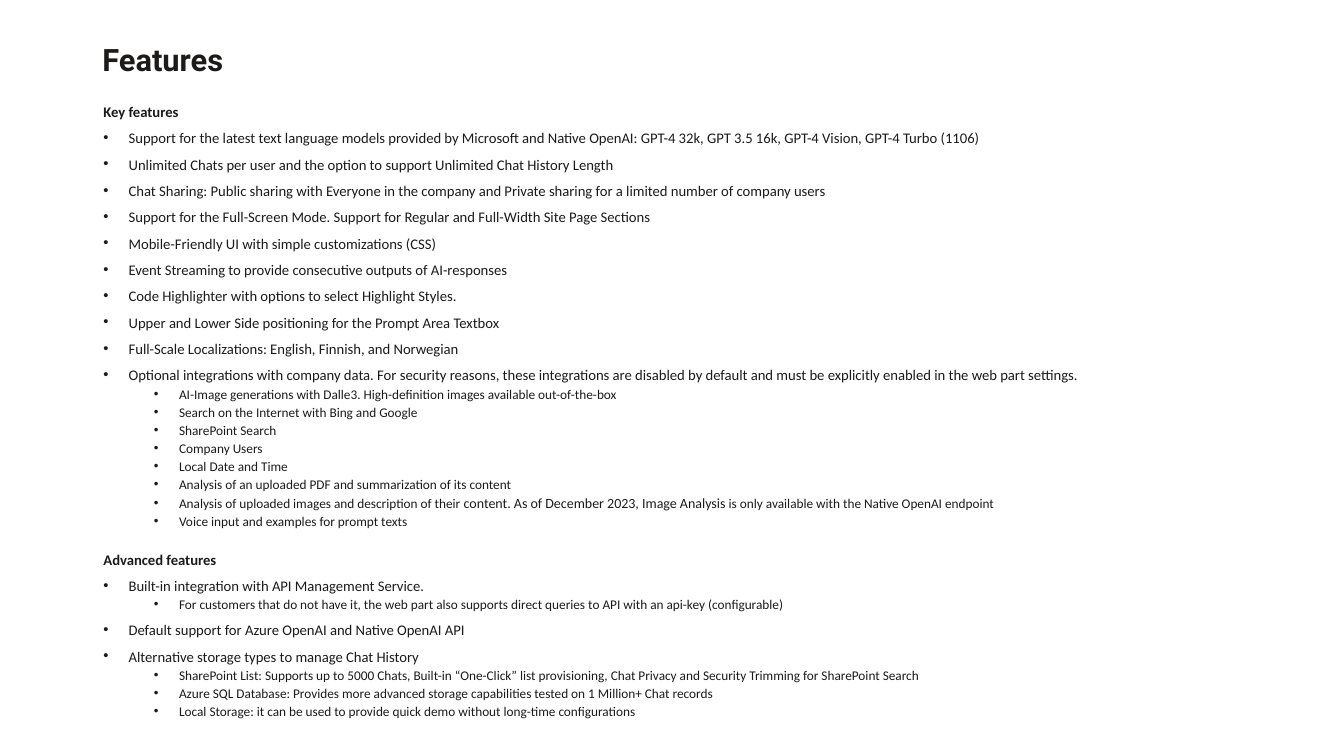
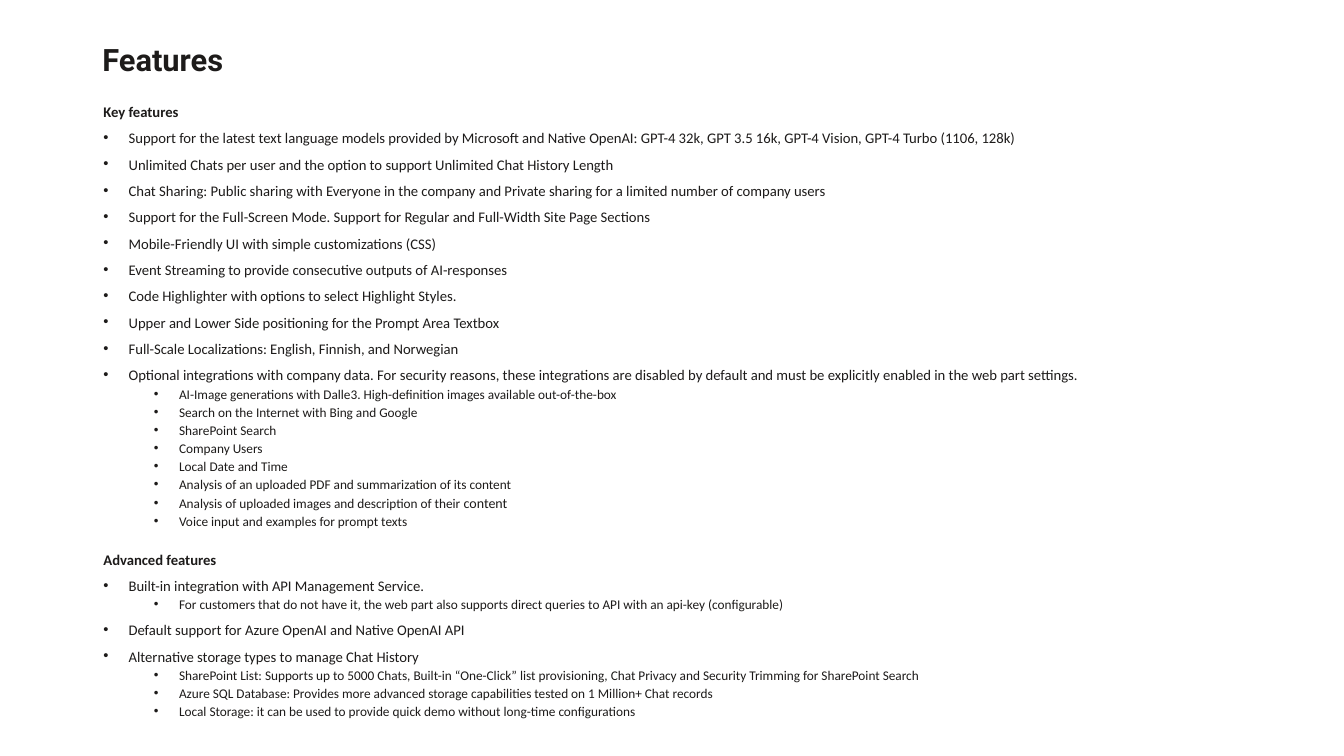
Before and after one commit to Paul-Borisov/react-azure-open-ai-chat-web-part-spfx, a slide deck: slide 6 of docs/azure-openai-chat-web-part-presentation.pptx. Drawn at 1344x756 pixels with LibreOffice and Linux fonts; fonts in the diff are those of the drawing. Boxes give left, top, right and bottom in pixels: in the first picture for what was removed or moved away, otherwise in the second. Text is boxed around its words. In the diff, an @@ line names an element or a change of style, - is before the commit and + after.

Commit message:
Beta 1.2: added APIM support for GPT-4 Vision, optimized image saving on analysis (saved to ChatImages if it exists otherwise compressed to JPEG), added a separate checkbox to enable Vision model.

```diff
--- a/docs/azure-openai-chat-web-part-presentation.pptx
+++ b/docs/azure-openai-chat-web-part-presentation.pptx
@@ text at box(129, 132, 1015, 146): text changed @@
-• Support for the latest text language models provided by Microsoft and Native OpenAI: GPT-4 32k, GPT 3.5 16k, GPT-4 Vision, GPT-4 Turbo (1106)
+• Support for the latest text language models provided by Microsoft and Native OpenAI: GPT-4 32k, GPT 3.5 16k, GPT-4 Vision, GPT-4 Turbo (1106, 128k)
@@ text at box(179, 498, 508, 511): text changed @@
-  • Analysis of uploaded images and description of their content. As of December 2023, Image Analysis is only available with the Native OpenAI endpoint
+  • Analysis of uploaded images and description of their content
```
Also in this commit, not shown: 3 other slides changed, 16 other files.
